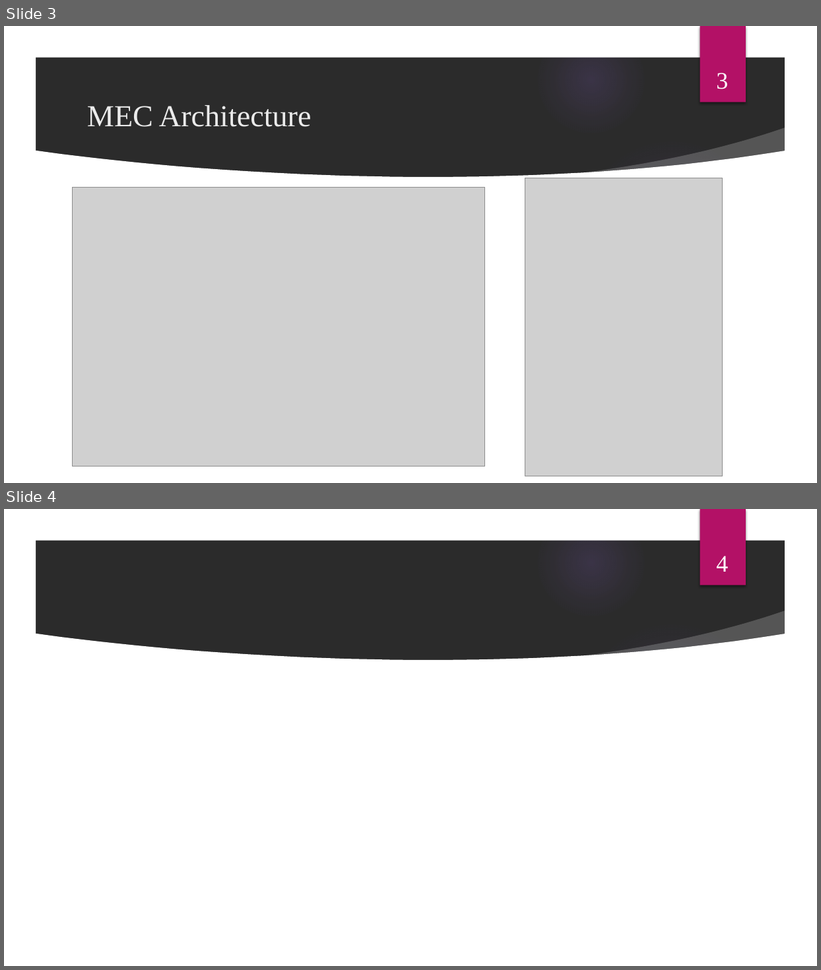
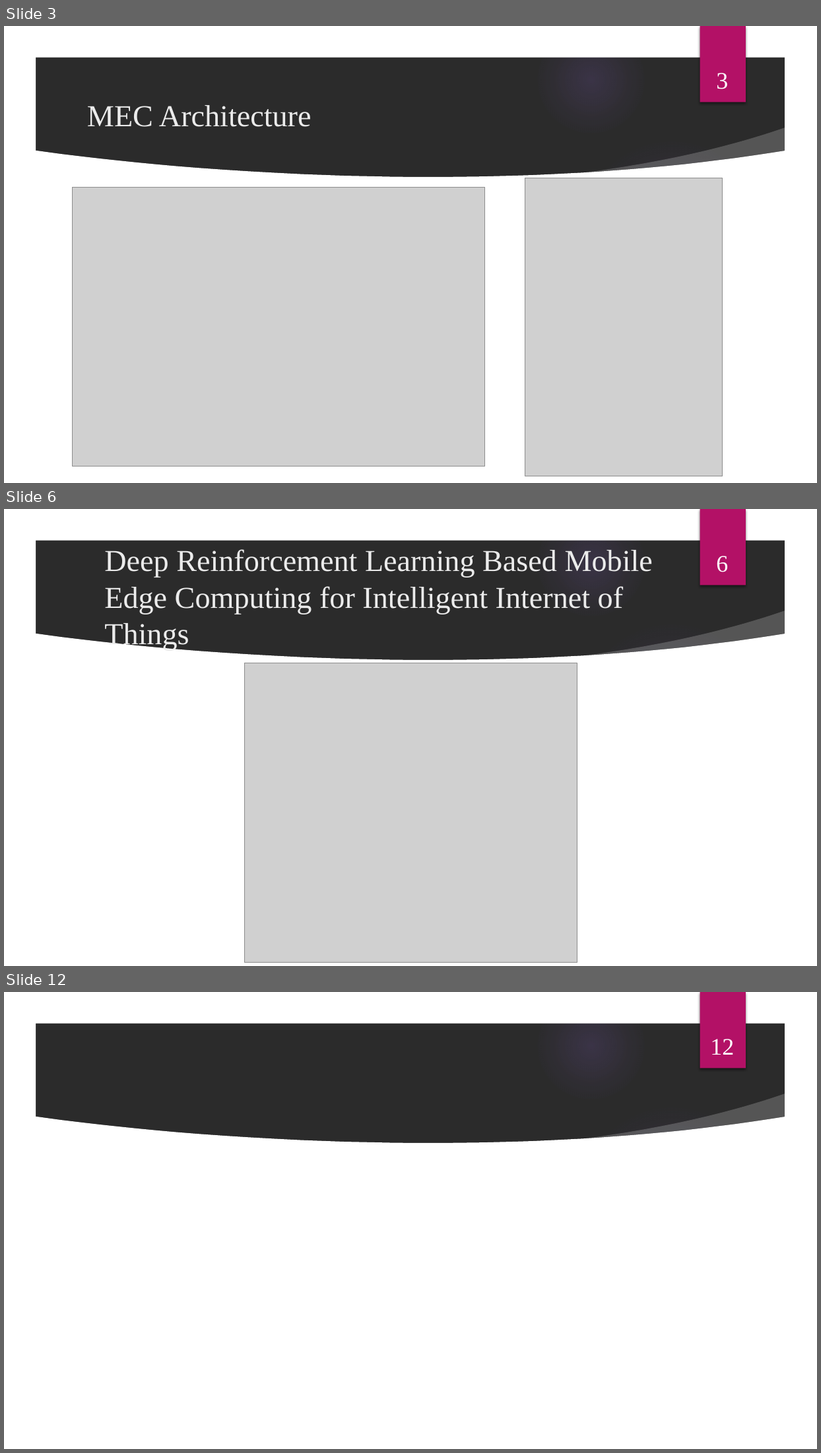
Before and after one commit to mkm1992/phd-project, a slide deck: MEC.pptx. Shown one above the other, each under a label of ours: slides 3 and 4 before the commit, slides 3, 6 and 12 after it; the slides between them are not shown. The pictures are 821x970 and 821x1453 pixels, drawn with LibreOffice and Linux fonts; fonts in the diff are those of the drawing; grey boxes stand for pictures; background and template pictures are left out; a plain dark background stands for a picture behind light text. Boxes give left, top, right and bottom in pixels: in the first picture for what was removed or moved away, otherwise in the second. Text is boxed around its words. In the diff, an @@ line names an element or a change of style, - is before the commit and + after.

```diff
--- a/MEC.pptx
+++ b/MEC.pptx
@@ slide 6 added at bbox=[4, 509, 817, 966], background picture (left out); not listed: 9 template elements that a slide beside it also shows @@
@@ title added at bbox=[104, 549, 653, 650], 36 pt, text #EBEBEB @@
+Deep Reinforcement Learning Based Mobile Edge Computing for Intelligent Internet of Things
@@ page number added at bbox=[716, 556, 728, 572], 28 pt, text #FFFFFF @@
+6
@@ picture added at bbox=[244, 663, 578, 963] @@
@@ what was slide 4 is now slide 12 @@
@@ page number at bbox=[710, 1039, 734, 1055]: text changed @@
-4
+12
```
Also in this commit, not shown: 7 other slides added.
